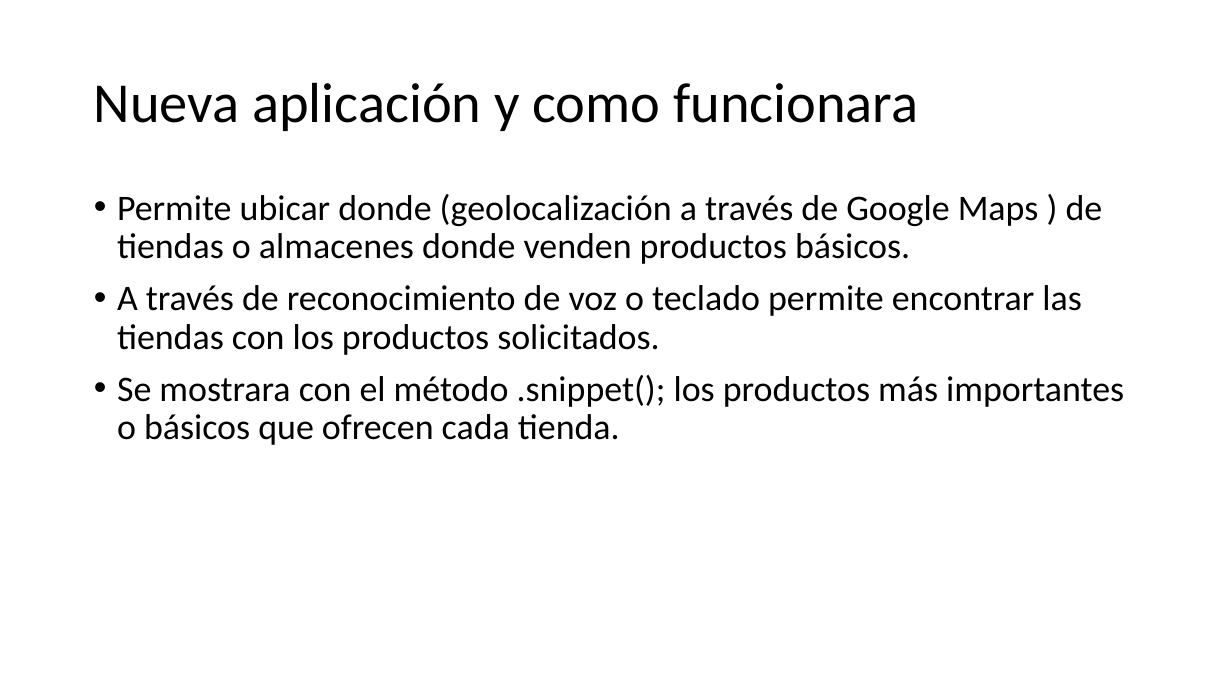
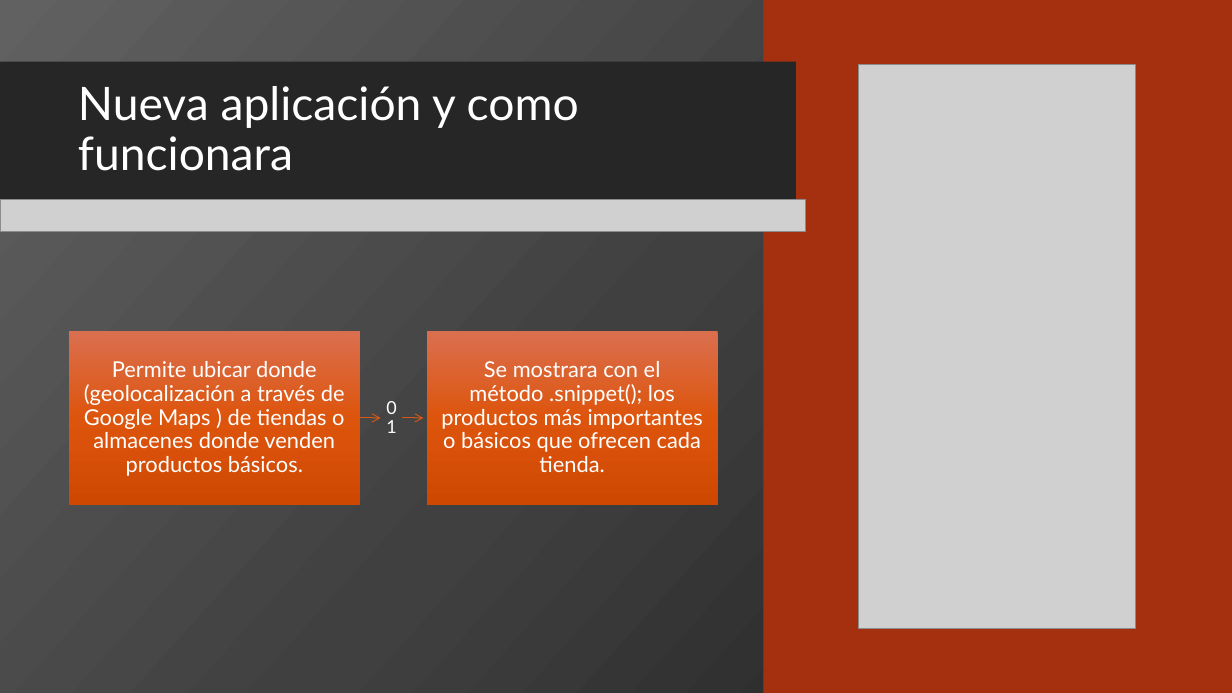
Before and after one commit to JoaquinEMZ/ProyectoAndroid2, a slide deck: slide 5 of presentacion android.pptx (slide 4 before the commit). Drawn at 1232x693 pixels with LibreOffice and Linux fonts; fonts in the diff are those of the drawing; grey boxes stand for pictures; background and template pictures are left out. Boxes give left, top, right and bottom in pixels: in the first picture for what was removed or moved away, otherwise in the second. Text is boxed around its words. In the diff, an @@ line names an element or a change of style, - is before the commit and + after.

Commit message:
Pequeñas correcciones al documento de presentación y correcciones ortograficas a la aplicación

```diff
--- a/presentacion android.pptx
+++ b/presentacion android.pptx
@@ background #FFFFFF to picture (left out) @@
@@ rectangle added at (0,0,1232,693), fill gradient #626262 to #414141 to #1F1F1F @@
@@ rectangle added at (763,0,1232,693), fill #A5300F @@
@@ rectangle added at (0,62,1055,201), fill #262626 @@
@@ rectangle added at (0,62,796,201), fill #262626 @@
@@ title "Nueva aplicación y como funcionara": place and size @@
-title "Nueva aplicación y como funcionara" at (94,82,918,131)
+title "Nueva aplicación y como funcionara" at (78,86,579,171)
@@ title "Nueva aplicación y como funcionara" at (78,86,579,171): size 44 to 36 pt, font Calibri to Lato, text colour #000000 to #FFFFFF @@
@@ picture added at (860,65,1136,628) @@
@@ rectangle added at (1070,62,1232,201), fill #A5300F @@
@@ picture added at (0,199,805,231) @@
@@ text removed at (117,194,1124,445) @@
-• Permite ubicar donde (geolocalización a través de Google Maps ) de tiendas o almacenes donde venden productos básicos.
-• A través de reconocimiento de voz o teclado permite encontrar las tiendas con los productos solicitados.
-• Se mostrara con el método .snippet(); los productos más importantes o básicos que ofrecen cada tienda.
@@ group added at (69,331,718,506): 3 texts, 2 rectangles, 1 freeform shape @@
+01
+Permite ubicar donde (geolocalización a través de Google Maps ) de tiendas o almacenes donde venden productos básicos.
+Se mostrara con el método .snippet(); los productos más importantes o básicos que ofrecen cada tienda.
```
Also in this commit, not shown: 7 other slides changed, 1 slide added, 3 other files.
